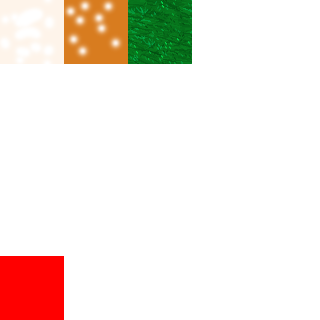
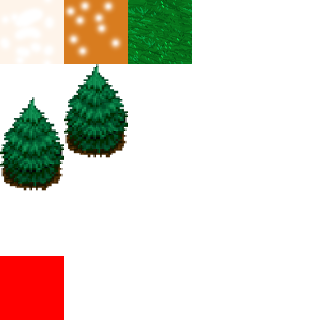
Layered file, before and after one edit (320 x 320). Changes by layer:
added layer "Layer 2" above "pine_tree_example" over [64, 64, 128, 158]
added layer "pine_tree_example" above "juHxQ2Mw" over [0, 97, 64, 191]
